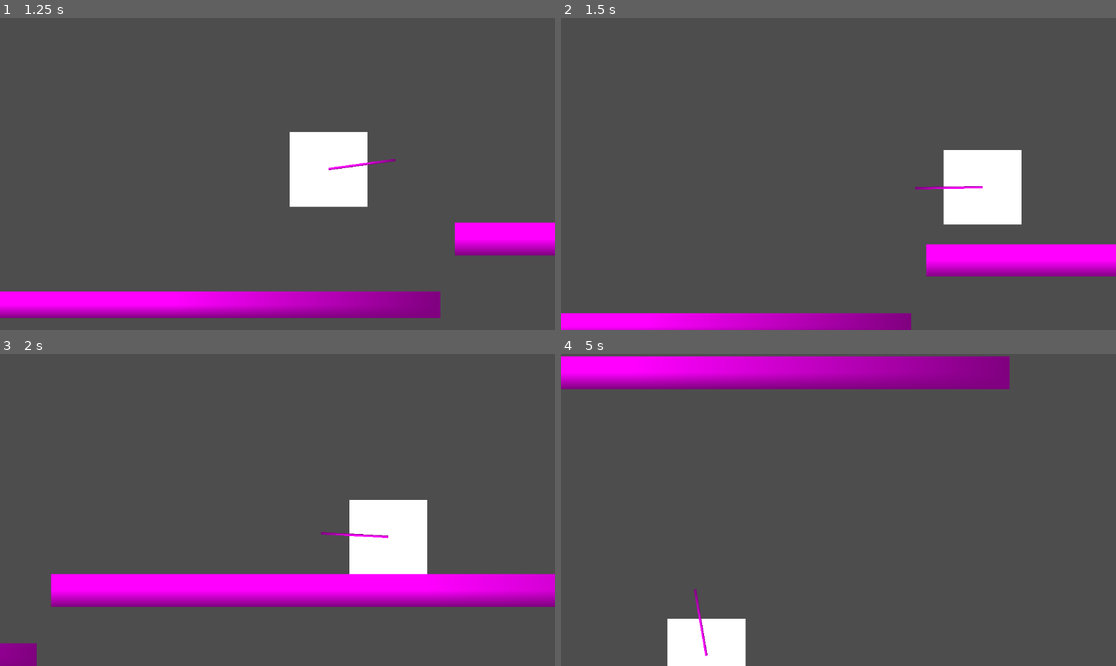
Above: before the commit, frames 1-4 (two rows, left to right).
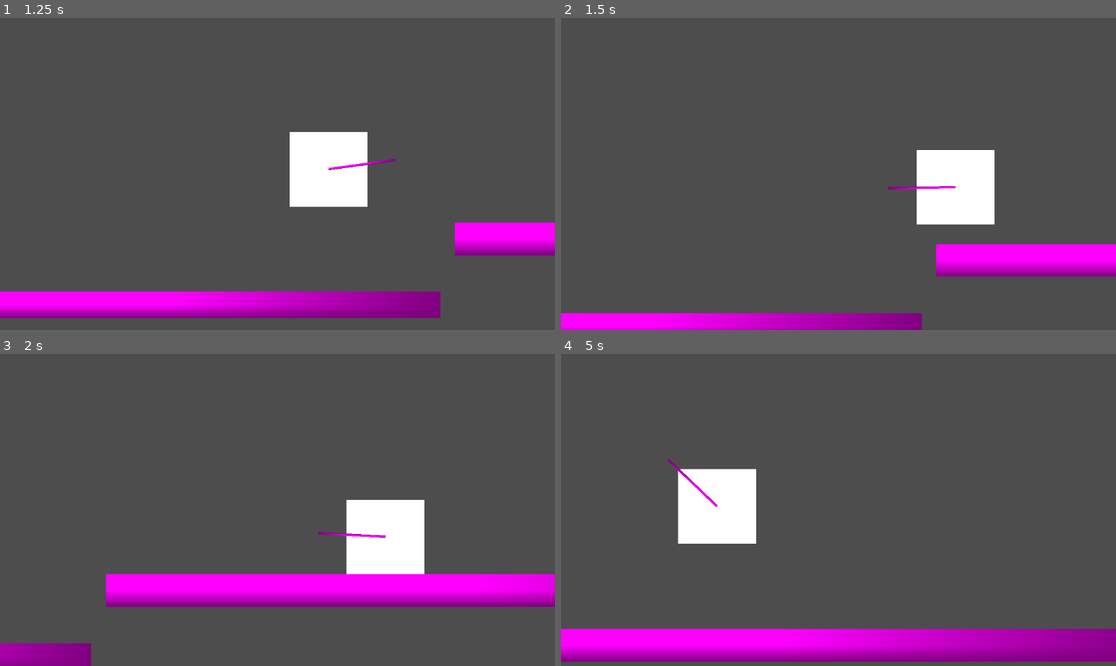
Above: after the commit, the same moments.

Repository: ComradeJustin/game
Game: Godot game, scene res://Assets/debug_objects/test_scenes/node_2d.tscn
The game is run twice, just before and just after one commit, with the same random seed, the same clock (stepped at 60 frames per second) and the same inputs.
Inputs (mouse positions are in pixels of both pictures, inside the frame that each line leads up to):
- Up to frame 1 (1.25 s): tap Enter (ui_accept) at 0.5 s; move the mouse to (399, 158) at 0.52 s; hold D (move_right) from 0.53 s (still down); tap Shift (Dash) at 0.6 s; tap Space (jump) at 0.77 s
- Up to frame 2 (1.5 s): keep holding D (move_right); move the mouse to (727, 189) at 1.27 s; tap Shift (Dash) at 1.35 s
- Up to frame 3 (2 s): keep holding D (move_right); tap Space (jump) at 1.52 s
- Up to frame 4 (5 s): move the mouse to (894, 441) at 2.02 s; release D (move_right) at 2.03 s; hold A (move_left) 2.03-2.78 s; tap E (use_weapon) at 2.1, 4.35 s; tap Shift (Dash) at 2.3, 2.85, 3.6, 4.55 s; move the mouse to (810, 572) at 2.77 s; hold D (move_right) 2.78-4.28 s; tap Space (jump) at 3.02, 3.77, 4.52 s; move the mouse to (1005, 556) at 3.52 s; move the mouse to (672, 463) at 4.27 s; hold A (move_left) from 4.28 s (still down)

Frame 1 is identical in both runs. In frame 2, 2.8% of the frame differs, in the area x 58-83%, y 42-100%; in frame 3, 2.4%; in frame 4, 23%, in the area x 0-100%, y 0-100%.

Commit message:
Fixed Git ignore and removed useless variables
Changed the dash code by merging the if statements, the velocity now interpolates with the acceleration

Diff:
--- a/Assets/Systems/Entity_Systems/Entitydata.gd
+++ b/Assets/Systems/Entity_Systems/Entitydata.gd
@@ -7,7 +7,6 @@
 var is_hiding: bool
 var current_dimension: bool
 var jump_strength: float
-var gravity: float
 var dash_vel: float
 
 
--- a/Assets/Systems/Entity_Systems/Player.gd
+++ b/Assets/Systems/Entity_Systems/Player.gd
@@ -49,11 +49,16 @@
 	if abs(self.acceleration) > 0 && !(abs(self.acceleration) - self.friction < 0):
 		friction = -self.acceleration/pow(abs(self.acceleration),0.4)
 		self.acceleration += self.friction
-		self.velocity.x += self.acceleration
+		self.velocity.x += lerp(self.velocity.x,self.acceleration,0.6)
 		self.acceleration = roundf(self.acceleration * 100)/100
 		print(self.acceleration)
 	else:
 		self.acceleration = 0
+
+
+
+
+
 
 #Allows for dashing to be called
 func dash(delta:float):
@@ -61,8 +66,7 @@
 		velocity += get_gravity() * delta
 	elif is_on_floor():
 			dash_count[0] = dash_count[1]
-	if Input.is_action_just_pressed("Dash") and !is_on_floor():
-		if dash_count[0] > 0:
-			self.acceleration = (input_dir * dash_vel / delta * self.movement_spd);
-			print(self.acceleration)
-			dash_count[0] -= 1;
+	if Input.is_action_just_pressed("Dash") && dash_count[0] > 0 && !is_on_floor():
+		self.acceleration = (input_dir * dash_vel / delta * self.movement_spd);
+		print(self.acceleration)
+		dash_count[0] -= 1;
Not shown, changed: .gitignore
